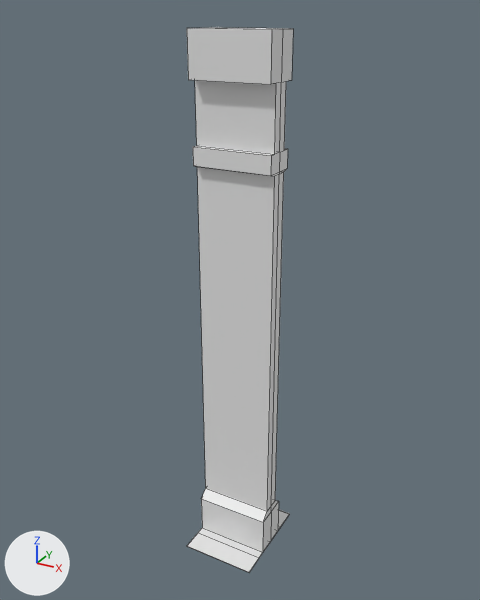
The FBX model Assets/5. Models/Wall.fbx, before and after one commit.
Camera for both pictures: a 50 mm camera at (1.08, -8.8, 9.27) aimed at (-3.83, 0.12, 4.8). The axes (+X, +Y, +Z) are drawn at lower left. The lights are the same throughout. The picture after the commit comes second. Mesh edges are drawn as thin lines. Where no turn or scale is listed for an object, it has been applied to the vertices.

The first picture shows 'Wall'.
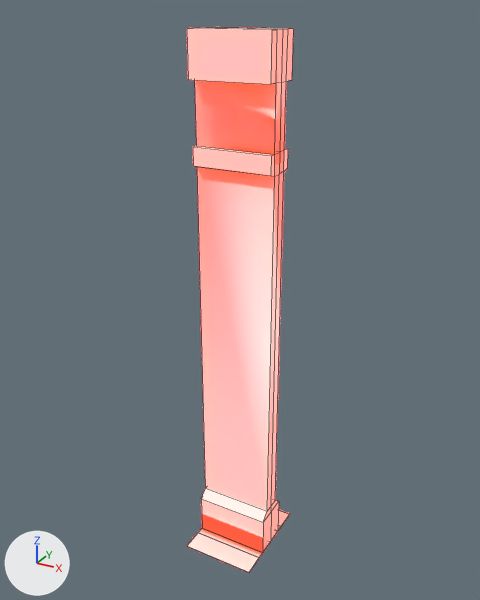
The newer file is also turned or shifted as a whole; pictures and numbers use the older file's frame.

Changed parts and their boxes (x1, y1, x2, y2) in the pictures (480 x 600 px; the box of a moved part takes in the faces that stretch with it):
'Wall', recoloured, surface changed, reshaped: (187, 27, 293, 572) in both
part 1 of me_cube_013, reshaped: (187, 509, 290, 572) in both
part 2 of me_cube_013, moved or reshaped: (187, 27, 293, 176) in both

The change in detail:
In material 'LowPolyCommon' (mat_lowpolycommon), emission_color is now set to (1.0, 0.00378, 0.000923), red #ff0c03.
In material 'LowPolyCommon' (mat_lowpolycommon), emission_strength is now set to 20.0.
me_cube_013 is used by ob_wall; location (-3.77, 0.0, 0.0).
me_cube_013 had 72 vertices, 70 faces and spanned x -0.66..0.66, y -0.86..0.86, z 0.0..9.0.
me_cube_013 now has 80 vertices, 84 faces and spans x -0.66..0.66, y -0.86..0.86, z 0.0..9.0.
Part 1, on me_cube_013:
12 faces are deleted.
8 vertices are added at x -0.66..0.66, y -0.46..0.46, z 0.0..0.02.
20 new faces join them.
Part 2, on me_cube_013:
4 vertices are removed from x -0.66..0.66, y 0.0, z 7.06..7.35.
24 faces are deleted.
4 vertices are added at (0.66, -0.17, 9.0), (0.66, 0.17, 9.0), (-0.66, -0.17, 9.0), (-0.66, 0.17, 9.0).
30 new faces join them.
